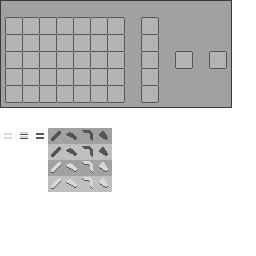
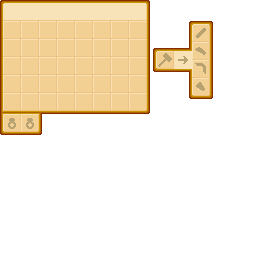
Before/after of a 256 x 256 layered artwork. What changed in the layer stack:
added layer "Layer 47" above "Layer 44" over 0, 0, 213, 135
hid "Layer 44" over 0, 0, 232, 192
